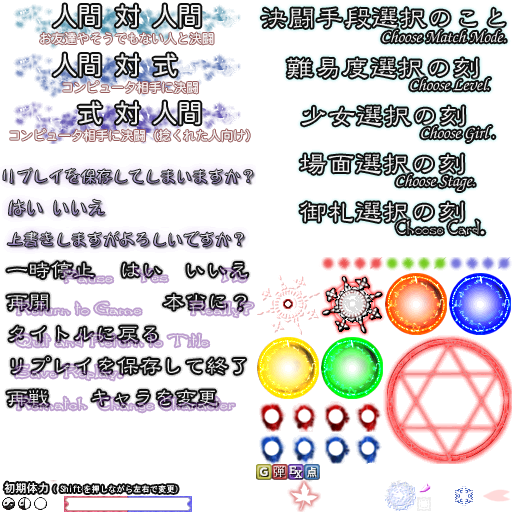
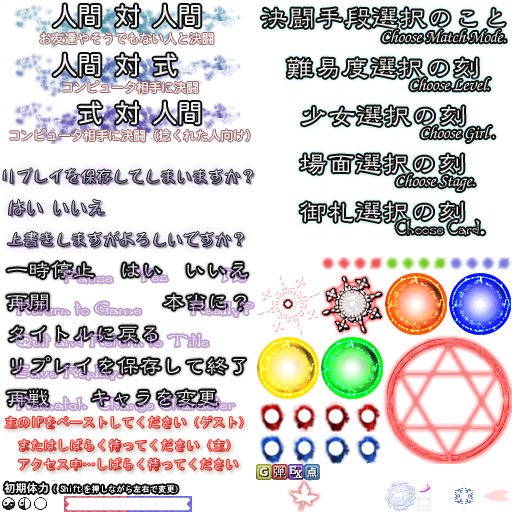
The second 512px x 512px image is a revision of the first. Changes to its layers:
added layer "アクセス中…しばらく待ってください" above "主のIPをペーストしてください（ゲスト） またはしばらく待ってください（主）" over [18, 458, 238, 471]
added layer "主のIPをペーストしてください（ゲスト） またはしばらく待ってください（主）" above "图层 7" over [5, 416, 243, 452]
